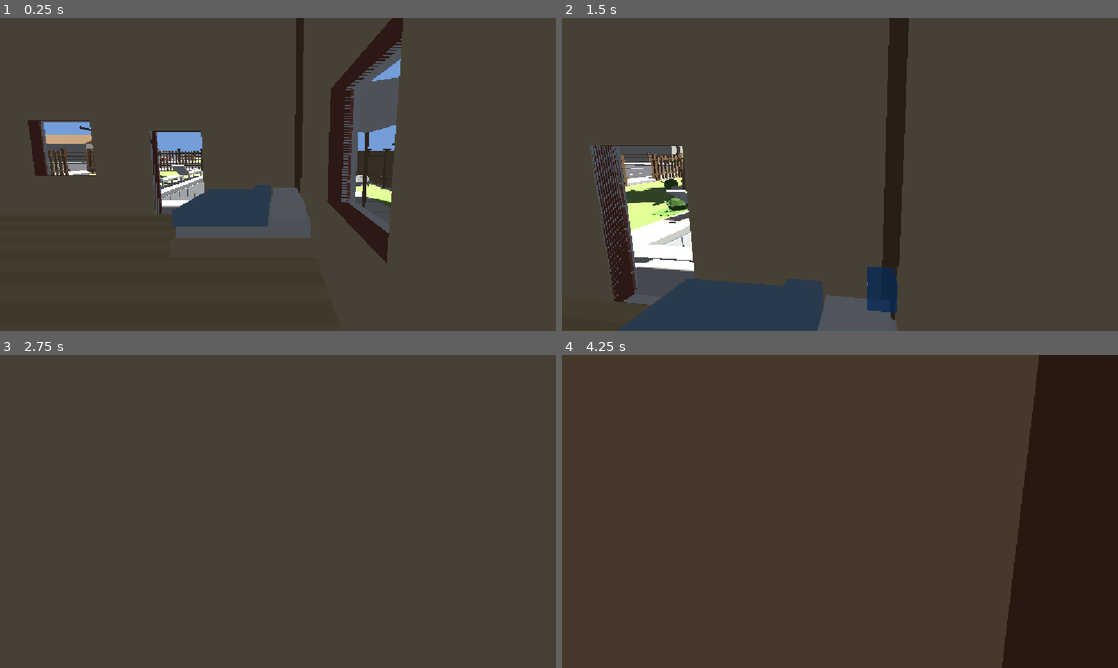
Above: before the commit, frames 1-4 (two rows, left to right).
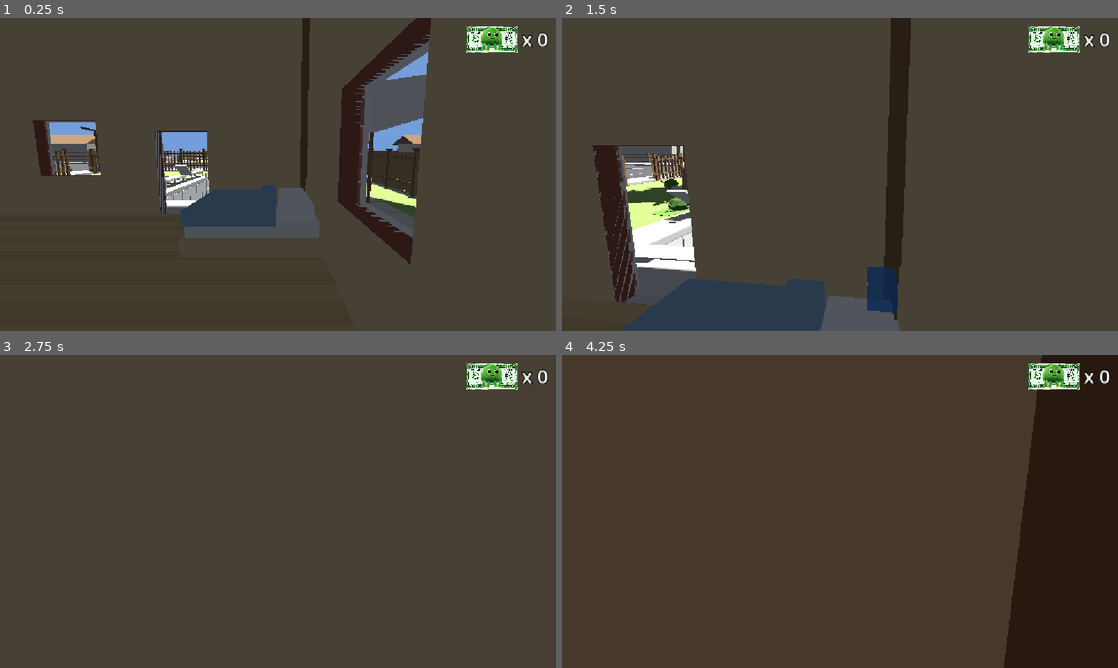
Above: after the commit, the same moments.

Repository: mife-user/drop
Game: Godot game, scene res://scenes/main.tscn
The game is run twice, just before and just after one commit, with the same random seed, the same clock (stepped at 60 frames per second) and the same inputs.
Inputs (mouse positions are in pixels of both pictures, inside the frame that each line leads up to):
- Up to frame 1 (0.25 s): no input
- Up to frame 2 (1.5 s): tap Enter at 0.5 s; move the mouse to (867, 174) at 0.52 s; hold W (move_forward) from 0.53 s (still down); click (867, 174) at 0.6 s; tap Space (jump) at 0.77 s; move the mouse to (812, 174) at 1.27 s; tap M at 1.35 s; click (812, 174) at 1.42 s
- Up to frame 3 (2.75 s): keep holding W (move_forward); tap Space (jump) at 1.52 s; move the mouse to (289, 505) at 2.02 s; click (289, 505) at 2.1 s
- Up to frame 4 (4.25 s): keep holding W (move_forward); tap Space (jump) at 2.75, 3.02, 3.77 s; move the mouse to (834, 517) at 2.77 s; tap M at 2.85 s; click (834, 517) at 2.92 s; tap Enter at 3.5 s; move the mouse to (878, 514) at 3.52 s; click (878, 514) at 3.6 s

The runs differ from the first frame. In frame 1, 11% of the frame differs, in the area x 5-99%, y 0-79%; in frame 2, 2.9%; in frame 3, 0.9%; in frame 4, 1.2%.

Commit message:
feat:添加水量逻辑，添加UI

Diff:
--- a/scenes/main.tscn
+++ b/scenes/main.tscn
@@ -1,11 +1,13 @@
 [gd_scene format=3 uid="uid://d1ph5pl763fuu"]
 
 [ext_resource type="PackedScene" uid="uid://8sdjqcj4fuik" path="res://scenes/milkegg.tscn" id="1_o5qli"]
+[ext_resource type="PackedScene" uid="uid://bk480175ewuco" path="res://scenes/money.tscn" id="1_y6deb"]
 [ext_resource type="PackedScene" uid="uid://vj7x8tac0anp" path="res://resources/场景.fbx" id="2_0wfyh"]
 [ext_resource type="PackedScene" uid="uid://bvjk87ol2w4fs" path="res://scenes/world_collision.tscn" id="3_collision"]
 [ext_resource type="Script" uid="uid://cy6lwokmt2610" path="res://scripts/sun.gd" id="4_jyhfs"]
 [ext_resource type="PackedScene" uid="uid://cpbj5ip2784yq" path="res://resources/消防栓.glb" id="5_tefeu"]
 [ext_resource type="PackedScene" uid="uid://c8r583eoccqx7" path="res://scenes/草堆.tscn" id="7_dp3eg"]
+[ext_resource type="PackedScene" path="res://scenes/水量读数.tscn" id="7_og1vs"]
 [ext_resource type="PackedScene" uid="uid://cpfxu2ij0px5q" path="res://resources/水枪.glb" id="7_tipki"]
 [ext_resource type="PackedScene" uid="uid://dm6o34u6waxn3" path="res://resources/人物.glb" id="8_85g3d"]
 [ext_resource type="Script" uid="uid://ch1yv60c11i5s" path="res://scripts/milkegg_encounter.gd" id="9_encounter"]
@@ -21,6 +23,8 @@
 [ext_resource type="PackedScene" uid="uid://dx63t2g53j0da" path="res://resources/盆栽花.glb" id="18_0ld40"]
 [ext_resource type="PackedScene" uid="uid://dq3n8vb2wk7ha" path="res://scenes/时钟.tscn" id="22_clock"]
 [ext_resource type="Script" uid="uid://bb2vil040p1on" path="res://scripts/pool_ladder_exit.gd" id="23_pool_exit"]
+[ext_resource type="Script" uid="uid://devaj24jf50ct" path="res://scripts/水量灯.gd" id="24_waterlight"]
+[ext_resource type="Script" uid="uid://c0k5vf0lwb4ii" path="res://scripts/水量字幕.gd" id="25_zimu"]
 
 [sub_resource type="BoxShape3D" id="BoxShape3D_pool_exclusion"]
 size = Vector3(6.0259156, 2.4327393, 5.9381275)
@@ -73,7 +77,7 @@
 [sub_resource type="StandardMaterial3D" id="StandardMaterial3D_y6deb"]
 transparency = 1
 depth_draw_mode = 1
-albedo_color = Color(0.05882353, 0.3137255, 0.49019608, 0.80784315)
+albedo_color = Color(0.05882353, 0.3137255, 0.49019608, 0.91764706)
 roughness = 0.0
 normal_enabled = true
 normal_texture = SubResource("NoiseTexture2D_pm3ni")
@@ -86,9 +90,23 @@
 
 [sub_resource type="CylinderMesh" id="CylinderMesh_phbvy"]
 material = SubResource("StandardMaterial3D_y6deb")
-top_radius = 0.028320313
-bottom_radius = 0.028320313
+top_radius = 0.09423828
+bottom_radius = 0.09423828
 height = 0.001
+
+[sub_resource type="SystemFont" id="SystemFont_zimu"]
+font_names = PackedStringArray("Microsoft YaHei UI", "Microsoft YaHei", "SimHei", "Noto Sans CJK SC", "Source Han Sans SC", "PingFang SC", "Heiti SC", "WenQuanYi Micro Hei")
+subpixel_positioning = 0
+
+[sub_resource type="LabelSettings" id="LabelSettings_zimu"]
+font = SubResource("SystemFont_zimu")
+font_size = 48
+font_color = Color(1, 0.86, 0.42, 1)
+outline_size = 8
+outline_color = Color(0.24, 0.13, 0.02, 1)
+shadow_size = 6
+shadow_color = Color(0, 0, 0, 0.35)
+shadow_offset = Vector2(0, 4)
 
 [sub_resource type="CapsuleShape3D" id="CapsuleShape3D_person"]
 radius = 0.28
@@ -151,7 +169,7 @@
 collision_mask = 4
 monitorable = false
 script = ExtResource("12_jscy8")
-capacity = 9.7811
+capacity = 2.8706
 surface = NodePath("水面")
 shape_node = NodePath("CollisionShape3D")
 surface_kind = 1
@@ -166,6 +184,10 @@
 mesh = SubResource("BoxMesh_s55e4")
 script = ExtResource("13_pm3ni")
 flow_speed = Vector2(0.05, 0.02)
+
+[node name="水量读数" parent="场景/PoolExclusion/吸水区" unique_id=1573472212 node_paths=PackedStringArray("sink") instance=ExtResource("7_og1vs")]
+transform = Transform3D(1, 0, 0, 0, 1, 0, 0, 0, 1, 0, 0.5713575, 0)
+sink = NodePath("..")
 
 [node name="草堆" type="Node3D" parent="场景" unique_id=1872029055]
 
@@ -264,7 +286,7 @@
 transform = Transform3D(1, 0, 0, 0, 1, 0, 0, 0, 1, 0.7, 1.04, 0)
 
 [node name="木碗" parent="场景" unique_id=1846252498 instance=ExtResource("10_0ld40")]
-transform = Transform3D(3.965, 0, 0, 0, 3.965, 0, 0, 0, 3.965, 0, 0, -9.021)
+transform = Transform3D(3.965, 0, 0, 0, 3.965, 0, 0, 0, 3.965, 8.121535, 0, -8.820605)
 
 [node name="吸水区" type="Area3D" parent="场景/木碗" unique_id=1097634554 node_paths=PackedStringArray("surface", "shape_node")]
 transform = Transform3D(1, 0, 0, 0, 1, 0, 0, 0, 1, -0.01840479, -0.018748684, 0.0014121116)
@@ -283,24 +305,53 @@
 shape = SubResource("CylinderShape3D_01bhw")
 
 [node name="水面" type="MeshInstance3D" parent="场景/木碗/吸水区" unique_id=987334987]
-transform = Transform3D(0.9911059, 0, 0, 0, 1.3226818, 0, 0, 0, 1.0021356, 0.001606036, 0.14141896, -0.0054945946)
+transform = Transform3D(0.991117, 0, 0, 0, 1.3226818, 0, 0, 0, 1.0021356, 0.018951926, 0.14098284, -0.0057091713)
 mesh = SubResource("CylinderMesh_phbvy")
 script = ExtResource("13_pm3ni")
 flow_speed = Vector2(0.05, 0.02)
 
-[node name="OmniLight3D" type="OmniLight3D" parent="场景/木碗" unique_id=667751734]
+[node name="水量读数" parent="场景/木碗/吸水区" unique_id=28622822 node_paths=PackedStringArray("sink") instance=ExtResource("7_og1vs")]
+transform = Transform3D(1, 0, 0, 0, 1, 0, 0, 0, 1, 0.03675651, 0.1777165, 0)
+pixel_size = 0.0006
+sink = NodePath("..")
+
+[node name="出生点" type="Marker3D" parent="场景/木碗" unique_id=785528509]
+
+[node name="OmniLight3D" type="OmniLight3D" parent="场景/木碗" unique_id=667751734 node_paths=PackedStringArray("sink")]
 omni_range = 0.658
 omni_attenuation = 2.985
+script = ExtResource("24_waterlight")
+sink = NodePath("../吸水区")
 
 [node name="钟" parent="场景" unique_id=1054640637 instance=ExtResource("22_clock")]
 transform = Transform3D(-4.3711385e-08, 0, 0.99999994, 0, 1, 0, -0.99999994, 0, -4.3711385e-08, -4.7215667, 3.5920897, -5.114302)
 
-[node name="奶神" type="Node3D" parent="." unique_id=1045838224 node_paths=PackedStringArray("camera", "pool_exclusion")]
+[node name="奶神" type="Node3D" parent="." unique_id=1045838224 node_paths=PackedStringArray("camera", "pool_exclusion", "gate_sink", "spawn_marker")]
 script = ExtResource("9_encounter")
 camera = NodePath("../主人公/Camera3D")
 pool_exclusion = NodePath("../场景/PoolExclusion/CollisionShape3D")
+gate_sink = NodePath("../场景/木碗/吸水区")
+spawn_marker = NodePath("../场景/木碗/出生点")
 
 [node name="奶蛋" parent="奶神" unique_id=542863220 instance=ExtResource("1_o5qli")]
+
+[node name="字幕层" type="CanvasLayer" parent="奶神/奶蛋" unique_id=746892334]
+
+[node name="解锁字幕" type="Label" parent="奶神/奶蛋/字幕层" unique_id=1566134238 node_paths=PackedStringArray("sink")]
+anchors_preset = 5
+anchor_left = 0.5
+anchor_right = 0.5
+offset_left = -500.0
+offset_top = 110.0
+offset_right = 500.0
+offset_bottom = 190.0
+grow_horizontal = 2
+text = "恭喜解锁神兽：奶蛋"
+label_settings = SubResource("LabelSettings_zimu")
+horizontal_alignment = 1
+vertical_alignment = 1
+script = ExtResource("25_zimu")
+sink = NodePath("../../../../场景/木碗/吸水区")
 
 [node name="AppearanceTimer" type="Timer" parent="奶神" unique_id=1233352532]
 one_shot = true
@@ -312,7 +363,7 @@
 angular_speed = 11.6129
 
 [node name="主人公" type="CharacterBody3D" parent="." unique_id=1733731217 node_paths=PackedStringArray("camera")]
-transform = Transform3D(1, 0, 0, 0, 1, 0, 0, 0, 1, -4.079946, 0.28364658, -7.120233)
+transform = Transform3D(1, 0, 0, 0, 1, 0, 0, 0, 1, -3.9597292, 0.28364658, -7.120233)
 floor_stop_on_slope = false
 floor_block_on_wall = false
 floor_max_angle = 1.0471976
@@ -348,3 +399,7 @@
 script = ExtResource("11_daynight")
 sun = NodePath("../DirectionalLight3D")
 night_ambient_energy = 0.5
+
+[node name="界面" type="CanvasLayer" parent="." unique_id=1405358798]
+
+[node name="Money" parent="界面" unique_id=45251491 instance=ExtResource("1_y6deb")]
--- /dev/null
+++ b/scenes/money.tscn
@@ -0,0 +1,36 @@
+[gd_scene format=3 uid="uid://bk480175ewuco"]
+
+[ext_resource type="Script" uid="uid://dl66c7d2qrwg3" path="res://scripts/money.gd" id="1_money"]
+[ext_resource type="Texture2D" uid="uid://dpy5foaipftkj" path="res://resources/绿钞玩偶.png" id="2_doll"]
+
+[node name="Money" type="HBoxContainer" unique_id=45251491]
+anchors_preset = 1
+anchor_left = 1.0
+anchor_right = 1.0
+offset_left = -200.0
+offset_top = 16.0
+offset_right = -16.0
+offset_bottom = 72.0
+grow_horizontal = 0
+mouse_filter = 2
+theme_override_constants/separation = 8
+alignment = 2
+
+[node name="Money" type="TextureRect" parent="." unique_id=908220226]
+custom_minimum_size = Vector2(108, 56)
+layout_mode = 2
+size_flags_vertical = 4
+mouse_filter = 2
+texture = ExtResource("2_doll")
+expand_mode = 1
+stretch_mode = 5
+
+[node name="Money2" type="Label" parent="." unique_id=53292539]
+layout_mode = 2
+theme_override_colors/font_color = Color(1, 1, 1, 1)
+theme_override_colors/font_outline_color = Color(0, 0, 0, 1)
+theme_override_constants/outline_size = 8
+theme_override_font_sizes/font_size = 40
+text = "x 0"
+vertical_alignment = 1
+script = ExtResource("1_money")
--- a/scenes/吸水区.tscn
+++ b/scenes/吸水区.tscn
@@ -2,6 +2,7 @@
 
 [ext_resource type="Script" uid="uid://bfv5q1mmadjhq" path="res://scripts/吸水区.gd" id="1_sink"]
 [ext_resource type="Script" uid="uid://ckcs27n5fcp7u" path="res://scripts/水面.gd" id="2_flow"]
+[ext_resource type="PackedScene" path="res://scenes/水量读数.tscn" id="3_3o8g1"]
 
 [sub_resource type="BoxShape3D" id="BoxShape3D_sink"]
 size = Vector3(6.2552004, 1.3226776, 5.5512953)
@@ -31,14 +32,11 @@
 material = SubResource("StandardMaterial3D_s55e4")
 size = Vector3(6.311968, 1, 5.5394897)
 
-[node name="吸水区" type="Area3D" unique_id=1097634554 node_paths=PackedStringArray("surface", "shape_node")]
+[node name="吸水区" type="Area3D" unique_id=1097634554]
 collision_layer = 8
 collision_mask = 4
 monitorable = false
 script = ExtResource("1_sink")
-surface = NodePath("水面")
-shape_node = NodePath("CollisionShape3D")
-surface_kind = 1
 
 [node name="CollisionShape3D" type="CollisionShape3D" parent="." unique_id=214760503]
 transform = Transform3D(1, 0, 0, 0, 1, 0, 0, 0, 1, 0, -0.67972565, 0)
@@ -49,3 +47,6 @@
 mesh = SubResource("BoxMesh_s55e4")
 script = ExtResource("2_flow")
 flow_speed = Vector2(0.05, 0.02)
+
+[node name="水量读数" parent="." unique_id=1978406895 instance=ExtResource("3_3o8g1")]
+transform = Transform3D(1, 0, 0, 0, 1, 0, 0, 0, 1, 0, 0.22806913, 0)
--- /dev/null
+++ b/scenes/水量读数.tscn
@@ -0,0 +1,12 @@
+[gd_scene format=3]
+
+[ext_resource type="Script" path="res://scripts/水量读数.gd" id="1_readout"]
+
+[node name="水量读数" type="Label3D"]
+billboard = 1
+font_size = 64
+pixel_size = 0.005
+outline_size = 16
+outline_modulate = Color(0, 0, 0, 1)
+text = "0.000 / 0.000 m³"
+script = ExtResource("1_readout")
--- a/scripts/milkegg_encounter.gd
+++ b/scripts/milkegg_encounter.gd
@@ -2,6 +2,13 @@
 
 ## 奶蛋在镜头内随机活动约30秒，再沿安全路线走出镜头，完全离屏才隐藏。
 ## 泳池禁区的范围改 场景/PoolExclusion/CollisionShape3D 的 shape，指向哪个节点改下面的 pool_exclusion。
+##
+## 出场分两种模式，由 gate_sink 决定：
+##   留空 —— 不要门槛，等 first_delay 之后出场，之后一直循环
+##          （出场 → 漫游 → 离场 → 等 respawn_delay → 再出场）。
+##   填了 —— **一次性启动**：容器装满之前奶蛋根本不出现；装满的瞬间从 spawn_marker 冒出来，
+##          这一颗走完（完全离屏）后就永久停工，不会有第二颗。
+## 主场景用的是后者：把木碗射满，奶蛋从碗里蹦出来，一辈子只出现这一只。
 
 ## 用于判定可见范围的摄像机。
 @export var camera: Camera3D
@@ -9,6 +16,15 @@
 ## 指向 场景/PoolExclusion 下的 CollisionShape3D；用节点引用而不是字符串路径，
 ## 这样在编辑器里挪动或重命名节点时 Godot 会自动更新，不会出现"路径失效但没人发现"。
 @export var pool_exclusion: CollisionShape3D
+## 出场门槛：这个容器**装满之后**才允许奶蛋出现，且只出现这一颗（一次性启动）。
+## 留空 = 不要门槛，一直按老规矩循环出场。
+## 拖「场景/木碗/吸水区」过来即可 —— 这里只认 WaterSink 的 filled 信号，
+## 不认识木碗、也不管水是谁倒的，以后换成水池、花盆当门槛，直接换这个引用就行。
+@export var gate_sink: WaterSink
+## 奶蛋从哪个点出生。填了之后第一段路也从这里起跳，留空 = 沿用原来的全屏随机选点。
+## 拖「场景/木碗/出生点」过来即可；位置随时可以在编辑器里拖着调 ——
+## 出场时会落到它**正下方**的地面上，所以只有横向位置有意义，高度不用管。
+@export var spawn_marker: Node3D
 ## 完全走出镜头并消失后，等待多少秒再次随机出现。
 @export_range(0.1, 120.0, 0.1) var respawn_delay: float = 10.0
 ## 首次出现的最短等待时间（秒）。
@@ -50,6 +66,9 @@
 var _need_route: bool = false
 var _route_retry_left: float = 0.0
 var _exit_path := PackedVector3Array()
+var _gated: bool = false      # 配了门槛：要等容器装满才出场
+var _unlocked: bool = false   # 门槛已经满足，可以出场了
+var _spawn_wait: float = 0.0  # 出生点一直不合格的累计时间，用来限流那条警告
 
 
 ## 随机定时器只提出出场请求；物理帧中检查场景后才真正出场。
@@ -64,7 +83,15 @@
 	_query.exclude = [_actor.get_rid()]
 	_query.collision_mask = _actor.collision_mask
 	_timer.timeout.connect(func() -> void: _spawn_due = true)
-	_timer.start(_random_delay(first_delay_min, first_delay_max))
+	if not is_instance_valid(gate_sink):
+		_timer.start(_random_delay(first_delay_min, first_delay_max))
+		return
+	# 有门槛：装满之前连计时器都不启动 —— 所以碗空着的时候奶蛋绝对不会出现，不靠每帧判断。
+	_gated = true
+	gate_sink.filled.connect(_on_gate_filled)
+	# 场景一加载门槛就已经是满的（编辑器里预填、或者读档）也要认，不能只等信号
+	if gate_sink.amount >= gate_sink.capacity:
+		_on_gate_filled()
 
 
 ## 未退场时不启用第二只；每次出场都按摄像机当前视野重新选路线。
@@ -81,19 +108,36 @@
 			_actor.deactivate()
 			# 冷却从真正离屏时开始，移动和寻找出口期间不累计等待时间。
 			_spawn_due = false
-			_timer.start(maxf(0.1, respawn_delay))
+			# 有门槛时故意不重启计时器：装满只算一次性启动，这一颗走完就不会有下一颗了
+			if not _gated:
+				_timer.start(maxf(0.1, respawn_delay))
 			return
 		if _need_route and _route_retry_left <= 0.0:
 			_assign_next_leg()
 		return
 	if not _spawn_due:
 		return
-	_spawn_due = false
 	if not is_instance_valid(camera):
 		camera = get_viewport().get_camera_3d()
 	if not is_instance_valid(camera):
+		_spawn_due = false
 		_timer.start(retry_delay)
 		return
+	# 出生点得先能安全站住（在镜头里、脚下是平地、身体和跳跃的高度都不穿东西），
+	# 不然一出来就会被 movement_guard 当场取消。这里每帧只做几次视锥判断，
+	# 比重新找一遍路线便宜得多，所以不消耗 _spawn_due，也不占用 retry_delay。
+	if is_instance_valid(spawn_marker) and not _spawn_point_clear():
+		# 大部分时候只是玩家正背对木碗，安静等它转回来就行；
+		# 只有「脚下压根没有地面」（marker 被拖到泳池里 / 屋顶上 / 地图外）才算配置错误，要出声 ——
+		# 每 5 秒报一次，免得奶蛋死活不出来还查不出原因。
+		_spawn_wait += delta
+		if _spawn_wait >= 5.0:
+			_spawn_wait = 0.0
+			if not _ground_at(spawn_marker.global_position).is_finite():
+				push_warning("MilkeggEncounter：出生点「%s」脚下找不到平地，奶蛋永远出不来" % spawn_marker.name)
+		return
+	_spawn_wait = 0.0
+	_spawn_due = false
 	_space = get_world_3d().direct_space_state
 	# 检测完整弹跳所占的空间，不只检查起点和终点。
 	_clearance.radius = 0.33
@@ -115,13 +159,39 @@
 	_timer.stop()
 
 
+## 门槛容器第一次装满：解锁，下一物理帧就出场。
+## 只认信号，不看水是谁倒的、也不管之后还剩多少 —— 装满就是一次性启动。
+func _on_gate_filled() -> void:
+	if _unlocked:
+		return
+	_unlocked = true
+	_spawn_due = true
+
+
+## 出生点这会儿能不能安全地站住：在镜头里、脚下是平地、身体和跳跃高度都不穿东西。
+## 用的就是选路时那一套判定，所以出生点合格 = 第一段路线一定走得通，不会一出来就被守卫取消。
+func _spawn_point_clear() -> bool:
+	var point: Vector3 = _ground_at(spawn_marker.global_position)
+	return point.is_finite() and _point_safe(point)
+
+
 func _random_delay(minimum: float, maximum: float) -> float:
 	return _rng.randf_range(maxf(0.1, minf(minimum, maximum)), maxf(0.1, maxf(minimum, maximum)))
 
 
-## 随机位置覆盖整个可见地面；在多条可行路线中按区域均衡抽取。
+## 第一段路线。摆了出生点就固定从它起跳（奶蛋从容器里冒出来），
+## 否则沿用原来「全屏随机取两个安全点」的做法。
 ## 找不到安全穿行路线时推迟出场，绝不退回到不安全的位置。
 func _choose_route() -> PackedVector3Array:
+	if is_instance_valid(spawn_marker):
+		# 出生点先贴到地面上：路线上的每个采样点都要踩得实，安全检查才过得去
+		var start: Vector3 = _ground_at(spawn_marker.global_position)
+		if not start.is_finite():
+			return PackedVector3Array()
+		var destination: Vector3 = _choose_roam_target(start)
+		if not destination.is_finite():
+			return PackedVector3Array()
+		return PackedVector3Array([start, destination])
 	var points: Array[Vector3] = []
 	var screen_points: Array[Vector2] = []
 	var viewport_size: Vector2 = camera.get_viewport().get_visible_rect().size
--- /dev/null
+++ b/scripts/money.gd
@@ -0,0 +1,42 @@
+extends Label
+class_name CurrencyLabel
+
+## 金额：右上角「绿钞玩偶图标 + x 数量」里的那个数字。
+##
+## **现在没有任何玩法会改它** —— 整个游戏里目前只有检查器能改这个数。
+## 想先看看不同位数的效果，直接把 amount 改成 100、9999 就行；
+## 以后真正接上经济系统时，调 add_money() / set_money() 即可，UI 结构不用再动。
+##
+## 文字是「prefix + amount」拼出来的，**别在检查器里直接改 text** —— 下次刷新会被覆盖。
+## 想改样式（字号、描边、颜色）改 Label 自己的那几个 theme_override_* 属性，那些不受影响。
+
+## 当前显示的数量。
+@export var amount: int = 0:
+	set(value):
+		amount = value
+		_refresh()
+
+## 数字前面的前缀，默认 "x "，于是显示成「x 0」。
+@export var prefix: String = "x ":
+	set(value):
+		prefix = value
+		_refresh()
+
+
+func _ready() -> void:
+	_refresh()
+
+
+## 加钱（可以传负数）。以后接玩法时调这个。
+func add_money(delta: int) -> void:
+	amount += delta
+
+
+## 直接设成某个数。
+func set_money(value: int) -> void:
+	amount = value
+
+
+## 把前缀 + 数量写进 Label 的文字；改 amount / prefix 时会自动跑一遍。
+func _refresh() -> void:
+	text = "%s%d" % [prefix, amount]
--- /dev/null
+++ b/scripts/水量字幕.gd
@@ -0,0 +1,66 @@
+extends Label
+
+## 水量字幕：容器装满的那一瞬间，在屏幕上弹出「恭喜解锁神兽：奶蛋」，停留若干秒后淡出。
+##
+## 和「水量灯」（scripts/水量灯.gd）是一对：都只认 WaterSink 的 filled 信号，
+## 不认识木碗、也不认识奶蛋。以后别的地方要弹字幕（填满水池、开门、捡到东西），
+## 换一下 sink 和 Text 就能用，不用改这个脚本。
+##
+## 这是 UI，必须挂在 CanvasLayer 下面 —— 否则会跟着 3D 相机跑、还会被场景里的东西挡住。
+## 节点平时是隐藏的，只在信号来的时候出现；想手动弹一句就调下面的 show_message()。
+##
+## 分工：**台词**是这个节点自己的 Text 属性，**样子**（颜色、字号、描边、阴影）是节点上的
+## LabelSettings 子资源 —— 两个都在检查器里直接改、编辑器里所见即所得，脚本不另存一份，
+## 免得出现「改了一个地方没生效」。本脚本只管「什么时候弹、弹多久、怎么淡出」。
+
+## 触发字幕的容器；留空则永远不弹（可以先这么放着当备用，等哪天接上别的容器）。
+@export var sink: WaterSink
+## 停留时间（秒）：淡入结束到开始淡出之间隔多久。
+@export_range(0.1, 30.0, 0.1) var hold_time: float = 3.0
+## 淡入时长（秒）；填 0 就是直接出现。
+@export_range(0.0, 3.0, 0.05) var fade_in: float = 0.35
+## 淡出时长（秒）；填 0 就是到点直接消失。
+@export_range(0.0, 3.0, 0.05) var fade_out: float = 0.8
+## 弹出时从多少倍大小缩回原尺寸，1 = 不缩放。略微大一点更有「蹦出来」的感觉。
+@export_range(1.0, 2.0, 0.01) var pop_scale: float = 1.08
+
+var _tween: Tween
+
+
+func _ready() -> void:
+	hide()
+	if is_instance_valid(sink):
+		sink.filled.connect(_on_filled)
+
+
+## 容器装满：弹字幕。重复触发会从头重新计时，不会叠成两条。
+func _on_filled() -> void:
+	show_message()
+
+
+## 弹一次字幕。不传参数就把节点 Text 里那句再放一遍；
+## 传了就临时换一句（只影响这一次，不会改掉场景里存的那句）。
+## 以后想在别的时机弹字（开门、捡到东西、提示操作），直接调这个函数就行。
+func show_message(new_text: String = "") -> void:
+	if not new_text.is_empty():
+		text = new_text
+	if is_instance_valid(_tween):
+		_tween.kill()   # 上一条还没放完又被触发：掐掉重来，否则两条动画会互相打架
+	visible = true
+	modulate.a = 0.0
+	pivot_offset = size * 0.5   # 缩放围绕正中间，不然会从左上角涨出来
+	scale = Vector2.ONE * pop_scale if pop_scale > 1.0 else Vector2.ONE
+	_tween = create_tween()
+	if fade_in > 0.0:
+		# 淡入和放大同时进行，所以用并行段；结束时要记得关掉并行，否则后面几段也会一起跑
+		_tween.set_parallel(true)
+		_tween.tween_property(self, "modulate:a", 1.0, fade_in)
+		_tween.tween_property(self, "scale", Vector2.ONE, fade_in).set_trans(Tween.TRANS_BACK).set_ease(Tween.EASE_OUT)
+		_tween.set_parallel(false)
+	else:
+		modulate.a = 1.0
+		scale = Vector2.ONE
+	_tween.tween_interval(hold_time)
+	# tween_property 的时长必须大于 0，所以 fade_out 填 0 时给一个极小值，效果上就是「到点直接消失」
+	_tween.tween_property(self, "modulate:a", 0.0, maxf(fade_out, 0.01))
+	_tween.tween_callback(hide)
--- /dev/null
+++ b/scripts/水量灯.gd
@@ -0,0 +1,73 @@
+extends OmniLight3D
+class_name WaterLevelLight
+
+## 水量灯：灯光亮度跟着某个吸水区的水量走 —— 空着的时候是一点冷色微光，
+## 装满的时候变成暖色亮光，装满的那一瞬间再闪一下，当作「成了」的提示。
+##
+## 它只读 WaterSink 的 amount / capacity，并连一个 filled 信号：不认识木碗，也不认识奶蛋。
+## 以后哪个容器需要「满了会亮」（花盆、水缸、消防栓），把那个吸水区拖进 sink 就行。
+##
+## 注意本节点如果挂在被缩放的父节点下（木碗是 3.965 倍），omni_range 也会跟着放大 3.965 倍，
+## 调光照范围时心里要有这个数：改这里的 omni_range 是改「相对木碗的大小」。
+
+## 要跟随的容器；留空则灯光完全不动，保持编辑器里调好的样子。
+@export var sink: WaterSink
+## 一滴水都没有时的亮度。
+@export_range(0.0, 16.0, 0.01) var empty_energy: float = 0.15
+## 装满时的亮度。
+@export_range(0.0, 16.0, 0.01) var full_energy: float = 2.0
+## 空着时的颜色。
+@export var empty_color: Color = Color(0.45, 0.62, 0.85)
+## 装满时的颜色；中间按水量在两色之间插值。
+@export var full_color: Color = Color(1.0, 0.78, 0.42)
+## 装满瞬间额外叠多少亮度，再用 flash_time 秒衰减掉；填 0 就是不闪。
+@export_range(0.0, 32.0, 0.01) var flash_boost: float = 5.0
+## 闪烁的衰减时长（秒）。
+@export_range(0.05, 3.0, 0.05) var flash_time: float = 0.8
+## 灯光追水量的平滑速度，越大越跟手；填 0 就是每帧直接到位。
+@export_range(0.0, 40.0, 0.5) var follow_speed: float = 8.0
+
+var _energy: float = 0.0        # 平滑后的基础亮度，不含闪烁叠加
+var _flash_left: float = 0.0    # 闪烁剩余时间（秒）
+
+
+func _ready() -> void:
+	if not is_instance_valid(sink):
+		return
+	sink.filled.connect(_on_filled)
+	# 场景一加载容器里就已经有水（编辑器里预填、或读档）也要立刻显示对，不能只等变化
+	_energy = _target_energy()
+	light_energy = _energy
+	light_color = _target_color()
+
+
+## 容器第一次装满：开始闪一下。这里只认信号，不管水是谁倒的、之后还剩多少。
+func _on_filled() -> void:
+	_flash_left = flash_time
+
+
+func _process(delta: float) -> void:
+	if not is_instance_valid(sink):
+		return
+	var target: float = _target_energy()
+	# 指数逼近：水一进来灯就往上涨，骤停时也不会突兀。
+	# 木碗一格一格进水（一发水一团），所以这个平滑同时也是「一发一发地亮起来」。
+	_energy = target if follow_speed <= 0.0 else lerpf(_energy, target, 1.0 - exp(-follow_speed * delta))
+	_flash_left = maxf(0.0, _flash_left - delta)
+	light_energy = _energy + flash_boost * (_flash_left / maxf(flash_time, 0.0001))
+	light_color = _target_color()
+
+
+## 当前水量比例（0–1）。
+func _ratio() -> float:
+	if not is_instance_valid(sink):
+		return 0.0
+	return clampf(sink.amount / maxf(sink.capacity, 0.0001), 0.0, 1.0)
+
+
+func _target_energy() -> float:
+	return lerpf(empty_energy, full_energy, _ratio())
+
+
+func _target_color() -> Color:
+	return empty_color.lerp(full_color, _ratio())
--- /dev/null
+++ b/scripts/水量读数.gd
@@ -0,0 +1,76 @@
+extends Label3D
+class_name WaterSinkReadout
+
+## 水量读数：浮在某个吸水区上方，显示这个容器「装了多少水」。
+##
+## 通用件，思路和 `水量灯.gd` 完全一样 —— 它不认识水池、也不认识木碗，只读 WaterSink 的
+## amount / capacity，并连它的 water_received 信号刷新自己。`吸水区.gd` 一行都不用改。
+## 以后哪个容器要显示水量（花盆、水缸、消防栓），把 `水量读数.tscn` 实例一份、
+## 把 sink 拖上就行，摆几个都行。
+##
+## 默认显示**立方米**（「0.005 / 0.025 m³」）而不是百分比：泳池那种大容器里
+## 一发水太小（边长 0.17 米的水才 0.0049 m³），按整数百分比要射好几发才跳 1%，
+## 看不出在涨；立方米每发都看得见数字动。
+## 想要百分比就在检查器里把 display_mode 切成「百分比」。
+##
+## **父节点的缩放会原样放大这些字**：木碗那条父链带着 3.965 倍缩放，
+## 所以木碗上那份实例的 pixel_size 填的是泳池那份的 1/3.965，两边看起来才一样大。
+## 觉得字太大/太小，改 pixel_size（改 font_size 也行，两者是乘起来的关系）。
+##
+## 显示相关的开关都在**节点本身**上（不归脚本管，检查器里直接改）：
+## no_depth_test —— 勾上 = 穿墙可见；取消 = 被墙、房子挡住就看不见（默认取消，走正常遮挡）
+## billboard —— 文字永远正面朝你（默认开启）；关掉就是固定朝向
+## fixed_size —— 勾上后不管离多远，字在屏幕上一样大（适合当任务标记）
+##
+## 字体：用的是 Godot 自带字体，只有数字、斜杠和 m³ 这些拉丁字符 ——
+## 要显示中文得先往项目里加一个中文字体资源。
+
+## 两种显示方式，检查器里切换。
+enum DisplayMode {
+	CUBIC,   ## 立方米：「0.005 / 0.025 m³」，小容器用它才看得见每发水的变化
+	PERCENT, ## 百分比：「20%」
+}
+
+## 要读哪个容器。**留空则这个标签完全不动**，保持编辑器里摆好的样子。
+@export var sink: WaterSink
+## 显示方式。
+@export var display_mode: DisplayMode = DisplayMode.CUBIC
+## 勾上后按容量自动决定小数位数：容量不到 0.1 立方米用 3 位（木碗，
+## 一发水 0.005 才看得见），否则用 2 位（泳池）。
+@export var auto_decimals: bool = true
+## 取消上面那个勾之后才生效：手动指定小数位数。
+@export_range(0, 4) var decimals: int = 2
+## 数字后面跟的单位；写成空字符串就是不显示单位。
+@export var unit: String = " m³"
+
+
+func _ready() -> void:
+	if not is_instance_valid(sink):
+		push_warning("水量读数：没指定吸水区，这个标签不会刷新（保持编辑器里摆好的样子）")
+		return
+	# 吸水区每收下一团水都会发这个信号（装满之后继续吸水也发），收到就重算一遍文字。
+	sink.water_received.connect(_on_water_received)
+	# 场景一加载容器里就已经有水（编辑器里预填、或读档）也要立刻显示对，不能只等变化
+	_refresh()
+
+
+## 有水流进来了。参数是这团水的体积，这里用不上 —— 直接读 sink 的当前水量更保险。
+func _on_water_received(_volume: float) -> void:
+	_refresh()
+
+
+## 按当前水量重算文字。
+func _refresh() -> void:
+	if not is_instance_valid(sink):
+		return
+	if display_mode == DisplayMode.PERCENT:
+		text = "%d%%" % roundi(clampf(sink.amount / maxf(sink.capacity, 0.000001), 0.0, 1.0) * 100.0)
+		return
+	var digits: int = decimals
+	if auto_decimals:
+		digits = 3 if sink.capacity < 0.1 else 2
+	text = "%s / %s%s" % [
+		String.num(sink.amount, digits),
+		String.num(sink.capacity, digits),
+		unit,
+	]
--- a/tests/milkegg_roaming_test.gd
+++ b/tests/milkegg_roaming_test.gd
@@ -12,8 +12,13 @@
 	var args: PackedStringArray = OS.get_cmdline_user_args()
 	root.size = Vector2i(int(args[0]), int(args[1])) if args.size() >= 2 else Vector2i(1152, 648)
 	var scene: Node = load("res://scenes/main.tscn").instantiate()
+	var manager: Node = scene.get_node("奶神")
+	# 主场景现在把出场锁在木碗上（射满碗才出一次，而且只出这一颗）。
+	# 这个测试专门验证「随机选路 + 反复出场」那套逻辑，所以在入树之前把门槛和出生点都摘掉，
+	# 回到没配门槛时的循环行为 —— instantiate 之后、add_child 之前改，_ready 还没跑，来得及。
+	manager.gate_sink = null
+	manager.spawn_marker = null
 	root.add_child(scene)
-	var manager: Node = scene.get_node("MilkeggEncounter")
 	var actor: CharacterBody3D = manager.get_node("奶蛋")
 	manager.get("_rng").seed = int(args[2]) if args.size() >= 3 else 81234
 	actor.crossing_finished.connect(func(reached: bool) -> void:
Not shown, added: scripts/money.gd.uid
Not shown, added: scripts/水量字幕.gd.uid
Not shown, added: scripts/水量灯.gd.uid
Not shown, added: scripts/水量读数.gd.uid
Not shown, changed: CLAUDE.md
Not shown, changed: docs/milkegg_roaming.md
